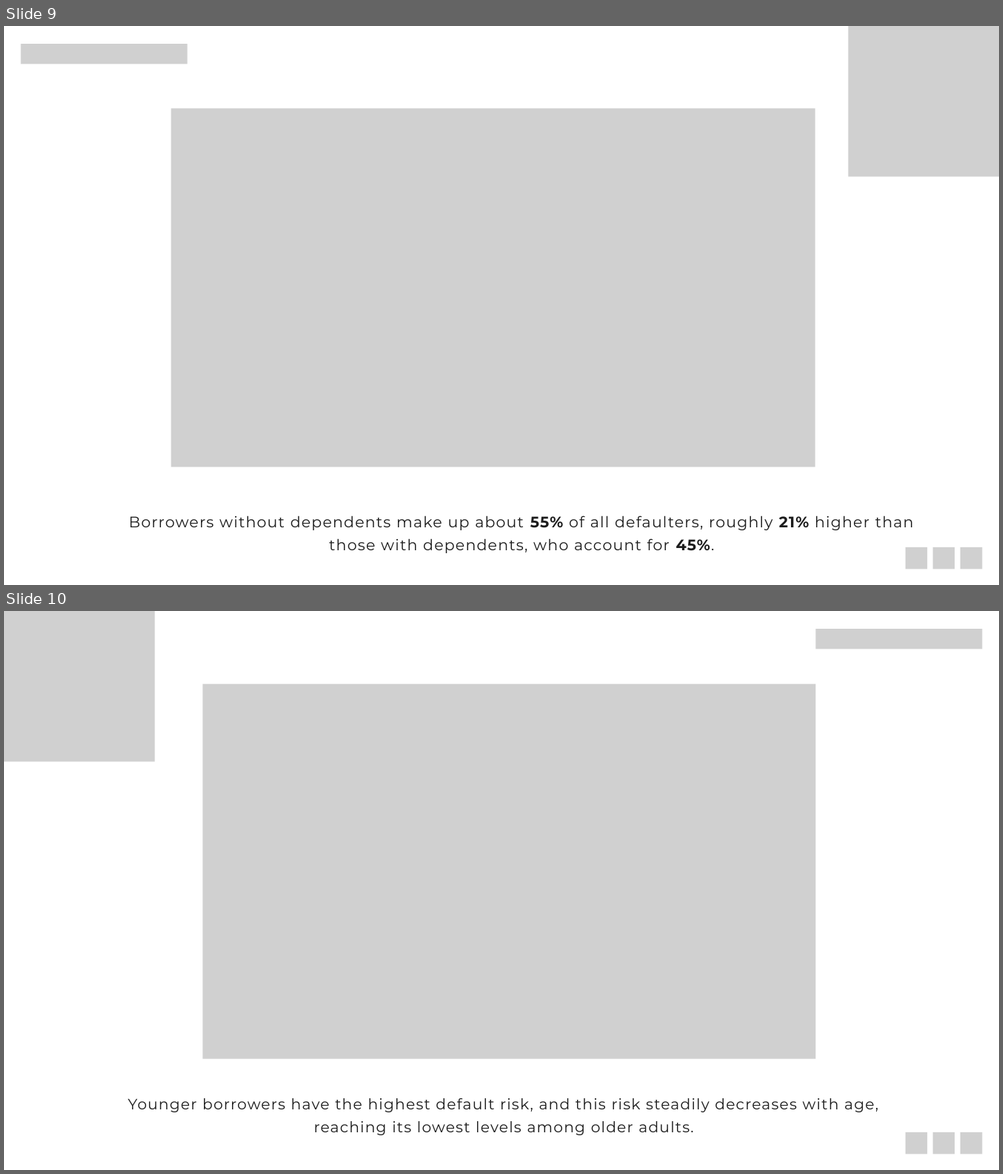
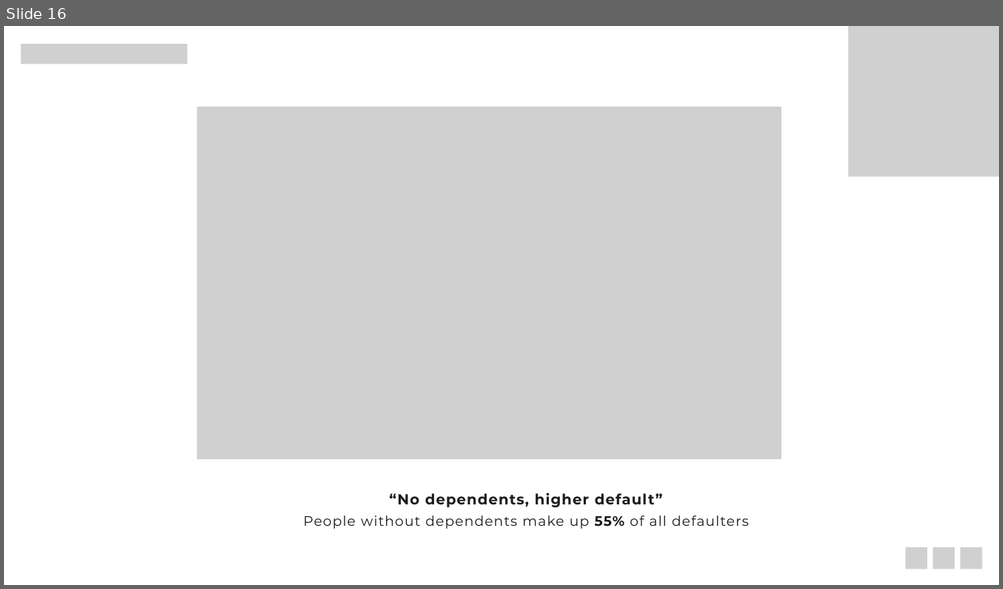
Before and after one commit to aliraza-data/Loan-Default-Risk-Analysis, a slide deck: Presentation/Project_Presentation.pptx. Shown one above the other, each under a label of ours: slides 9 and 10 before the commit, slide 16 after it. The pictures are 1003x1174 and 1003x589 pixels, drawn with LibreOffice and Linux fonts; fonts in the diff are those of the drawing; grey boxes stand for pictures. Boxes give left, top, right and bottom in pixels: in the first picture for what was removed or moved away, otherwise in the second. Text is boxed around its words. In the diff, an @@ line names an element or a change of style, - is before the commit and + after.

```diff
--- a/Presentation/Project_Presentation.pptx
+++ b/Presentation/Project_Presentation.pptx
@@ slide 10 removed at box(4, 611, 999, 1170), background #FFFFFF @@
@@ picture removed at box(4, 611, 155, 762) @@
@@ picture removed at box(815, 629, 982, 649) @@
@@ picture removed at box(202, 684, 815, 1059) @@
@@ text removed at box(128, 1099, 878, 1136) @@
-Younger borrowers have the highest default risk, and this risk steadily decreases with age, reaching its lowest levels among older adults.
@@ picture removed at box(905, 1133, 927, 1154) @@
@@ picture removed at box(933, 1133, 954, 1154) @@
@@ picture removed at box(960, 1133, 982, 1154) @@
@@ what was slide 9 is now slide 16 @@
@@ slide 16 changed as well @@
@@ picture: place and size @@
-picture at box(171, 109, 814, 468)
+picture at box(197, 107, 781, 460)
@@ text at box(303, 493, 748, 529): text changed; size 22 to 20 pt @@
-Borrowers without dependents make up about 55% of all defaulters, roughly 21% higher than those with dependents, who account for 45%.
+“No dependents, higher default”
+People without dependents make up 55% of all defaulters
```
Also in this commit, not shown: 5 other slides changed, 20 slides added, 8 other slides removed.
